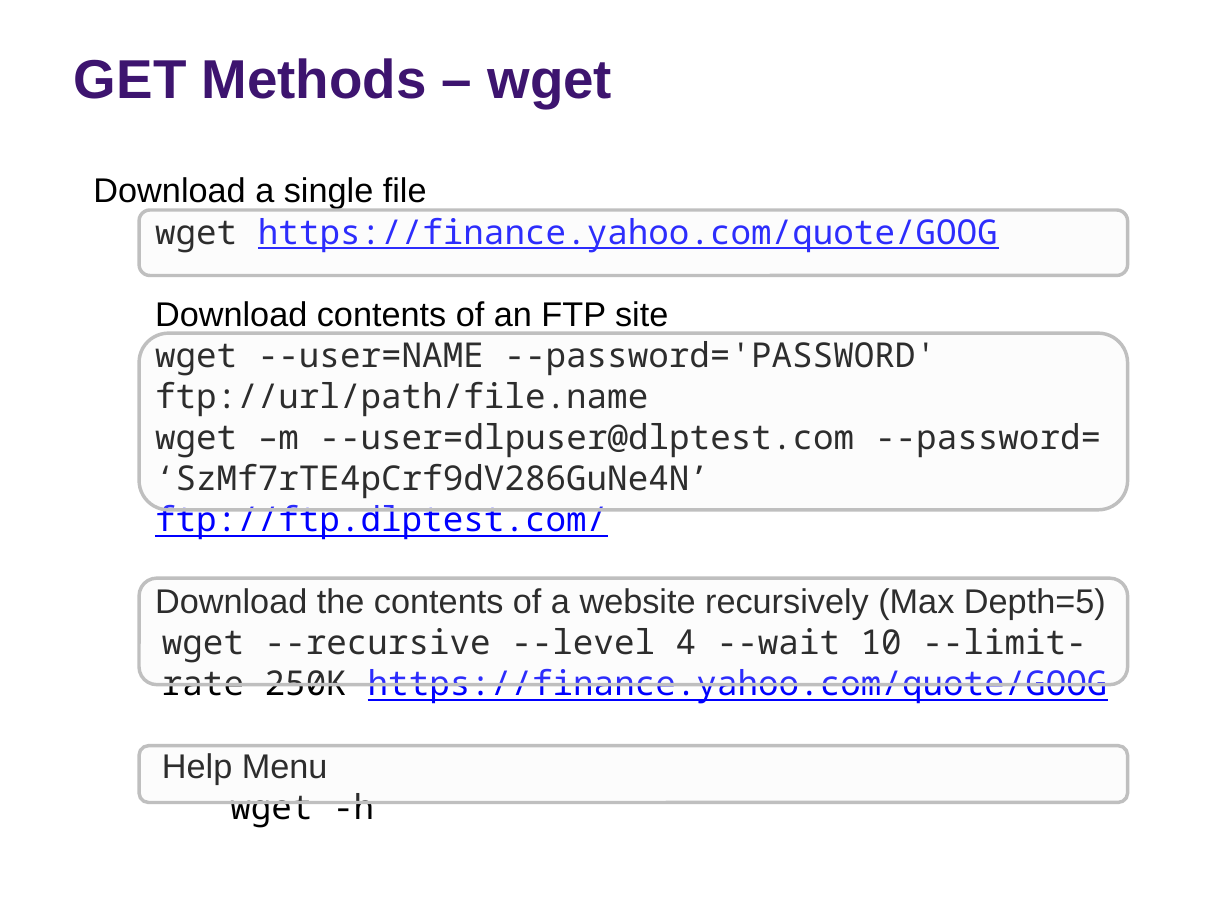
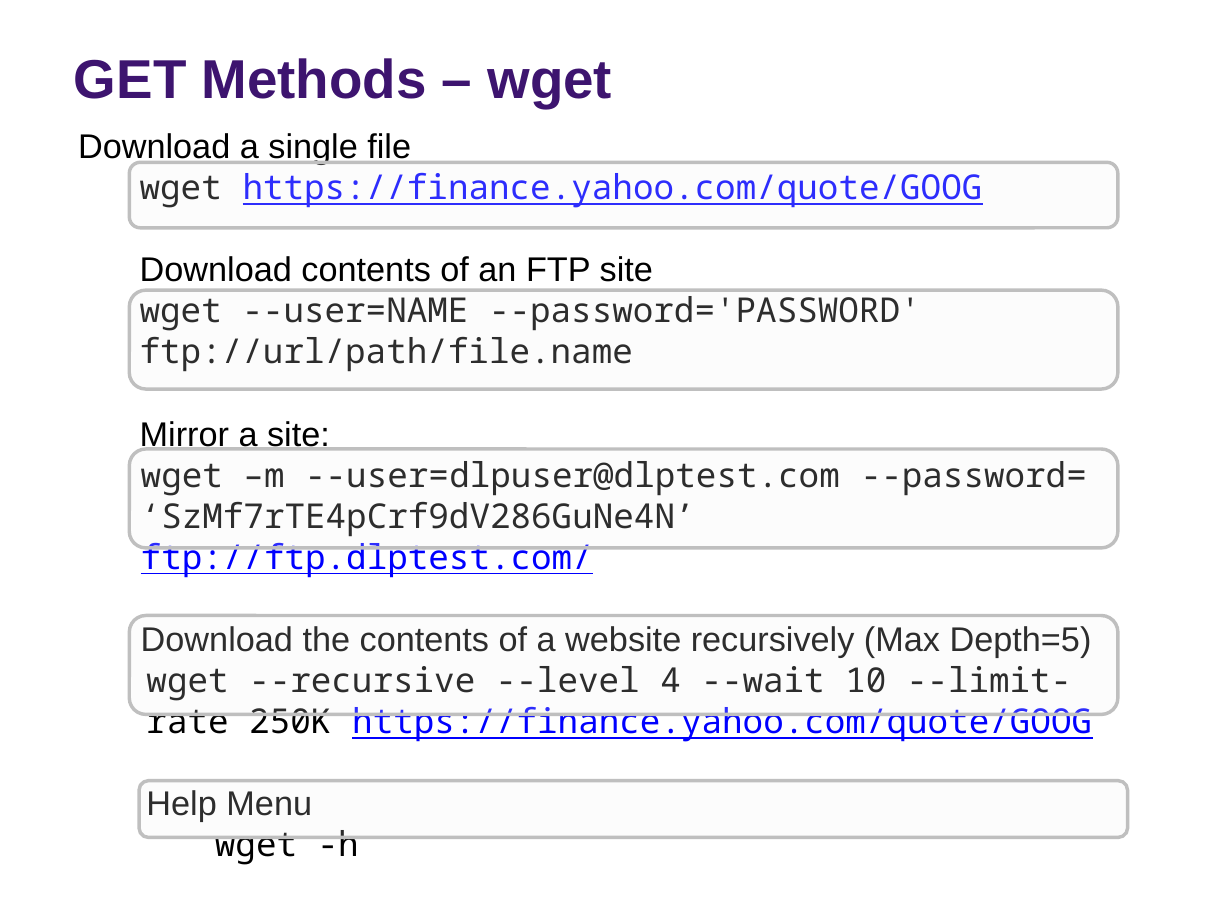
Before and after one commit to rs-kellogg/fellows_workshop, a slide deck: slide 15 of 2-harvest/Web_Harvesting.pptx (slide 13 before the commit). Drawn at 1232x924 pixels with LibreOffice and Linux fonts; fonts in the diff are those of the drawing; background and template pictures are left out. Boxes give left, top, right and bottom in pixels: in the first picture for what was removed or moved away, otherwise in the second. Text is boxed around its words. In the diff, an @@ line names an element or a change of style, - is before the commit and + after.

```diff
--- a/2-harvest/Web_Harvesting.pptx
+++ b/2-harvest/Web_Harvesting.pptx
@@ text "Download a single file wget ...": place and size @@
-text "Download a single file wget ..." at (93,177,1108,784)
+text "Download a single file wget ..." at (78,133,1092,742)
@@ rounded rectangle: place and size @@
-rounded rectangle at (139,209,1127,275)
+rounded rectangle at (129,163,1117,228)
@@ rounded rectangle added at (129,291,1117,389), fill #F2F2F2 at 19% opacity, outline #BFBFBF 2 pt @@
@@ rounded rectangle: place and size @@
-rounded rectangle at (139,333,1127,509)
+rounded rectangle at (129,448,1117,547)
@@ text at (140,421,330,452): paragraph added @@
+Mirror a site:
@@ text at (141,461,1087,578): list level 1 to 9 in "wget –m --user=dlpuser@dlptest.com --password= ‘SzMf7rTE4pCr ..." @@
@@ rounded rectangle: place and size @@
-rounded rectangle at (139,578,1127,684)
+rounded rectangle at (129,616,1117,715)
@@ rounded rectangle: place and size @@
-rounded rectangle at (139,745,1127,802)
+rounded rectangle at (139,781,1127,838)
```
Also in this commit, not shown: 10 other slides changed, 4 slides added.
